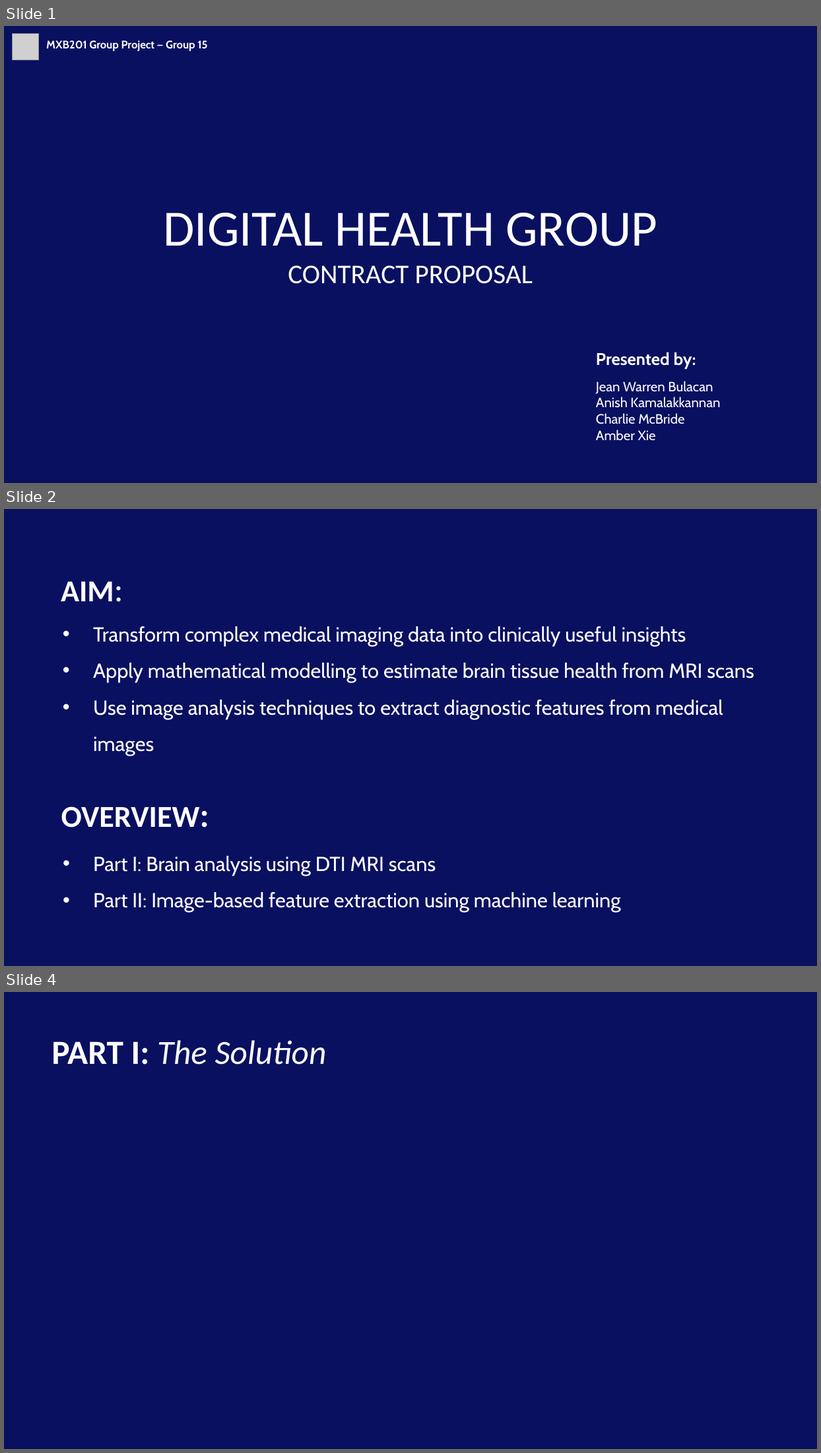
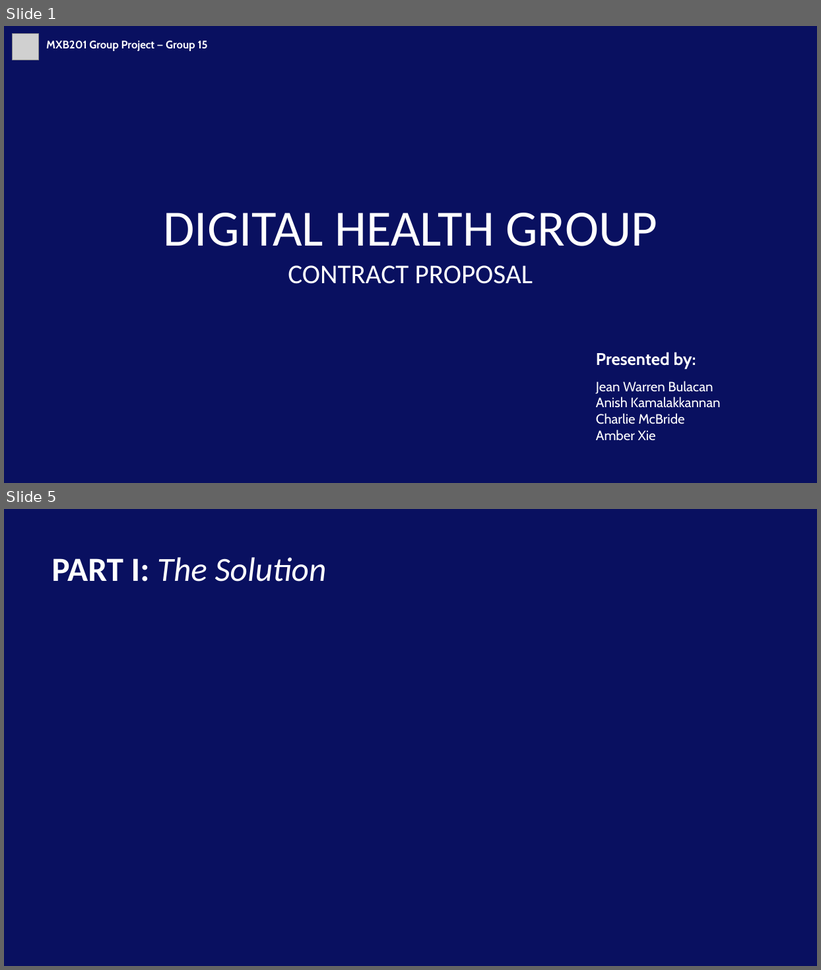
Before and after one commit to Neepa04/MXB201Group15, a slide deck: Report/Presentation.pptx. Shown one above the other, each under a label of ours: slides 1, 2 and 4 before the commit, slides 1 and 5 after it; the slides between them are not shown. The pictures are 821x1453 and 821x970 pixels, drawn with LibreOffice and Linux fonts; fonts in the diff are those of the drawing; grey boxes stand for pictures; background and template pictures are left out. Boxes give left, top, right and bottom in pixels: in the first picture for what was removed or moved away, otherwise in the second. Text is boxed around its words. In the diff, an @@ line names an element or a change of style, - is before the commit and + after.

Commit message:
re-do my slides and added relevant images

```diff
--- a/Report/Presentation.pptx
+++ b/Report/Presentation.pptx
@@ slide 2 removed at [4, 509, 817, 966], background picture (left out) @@
@@ text removed at [61, 582, 114, 601] @@
-AIM:
@@ text removed at [93, 626, 754, 719] @@
-• Transform complex medical imaging data into clinically useful insights
-• Apply mathematical modelling to estimate brain tissue health from MRI scans
-• Use image analysis techniques to extract diagnostic features from medical images
@@ text removed at [61, 807, 200, 828] @@
-OVERVIEW:
@@ text removed at [93, 856, 621, 912] @@
-• Part I: Brain analysis using DTI MRI scans
-• Part II: Image-based feature extraction using machine learning
@@ what was slide 4 is now slide 5 @@
```
Also in this commit, not shown: 3 slides added, 1 other slide removed.
